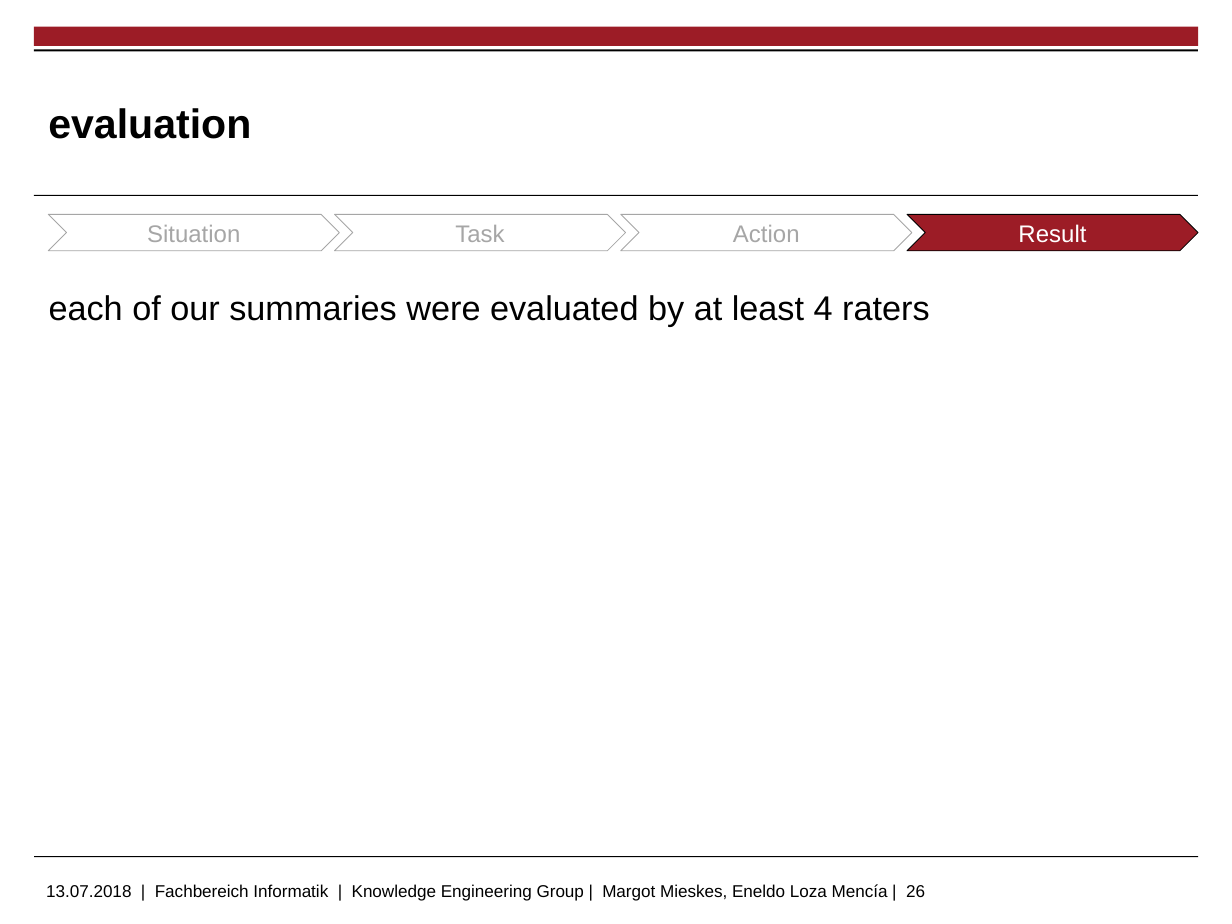
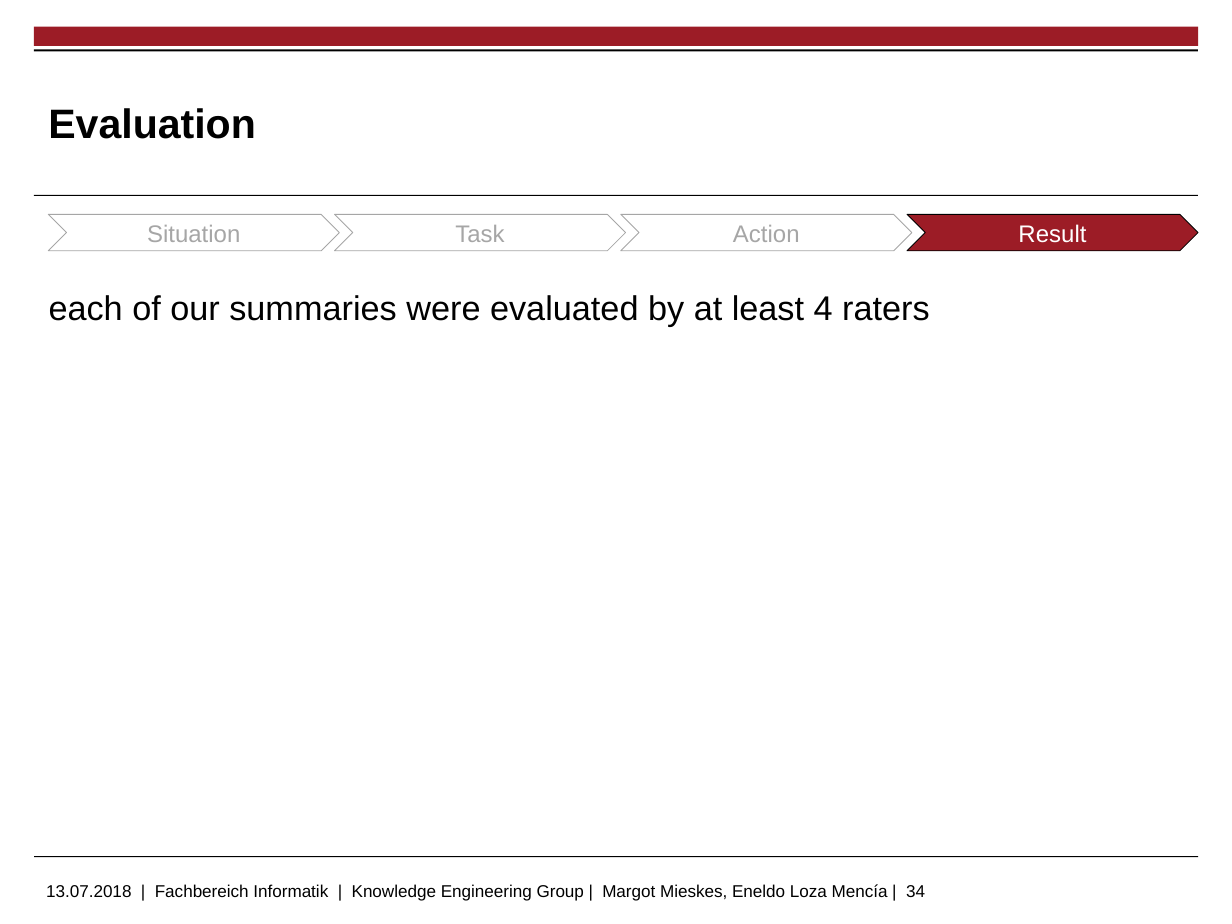
Before and after one commit to markushoehn/Auto_TextSum, a slide deck: slide 34 of presentation/20180713 Gruppe 5 - final.pptx (slide 26 before the commit). Drawn at 1232x924 pixels with LibreOffice and Linux fonts; fonts in the diff are those of the drawing; background and template pictures are left out. Boxes give left, top, right and bottom in pixels: in the first picture for what was removed or moved away, otherwise in the second. Text is boxed around its words. In the diff, an @@ line names an element or a change of style, - is before the commit and + after.

Commit message:
added Johanna's slides and JSD evaluation updated micro/macro evaluation files

```diff
--- a/presentation/20180713 Gruppe 5 - final.pptx
+++ b/presentation/20180713 Gruppe 5 - final.pptx
@@ title at box(48, 108, 256, 139): text changed @@
-evaluation
+Evaluation
@@ text at box(46, 884, 925, 901): text changed @@
-13.07.2018 | Fachbereich Informatik | Knowledge Engineering Group | Margot Mieskes, Eneldo Loza Mencía | 26
+13.07.2018 | Fachbereich Informatik | Knowledge Engineering Group | Margot Mieskes, Eneldo Loza Mencía | 34
```
Also in this commit, not shown: 3 other slides changed, 8 slides added, 2 other files.
